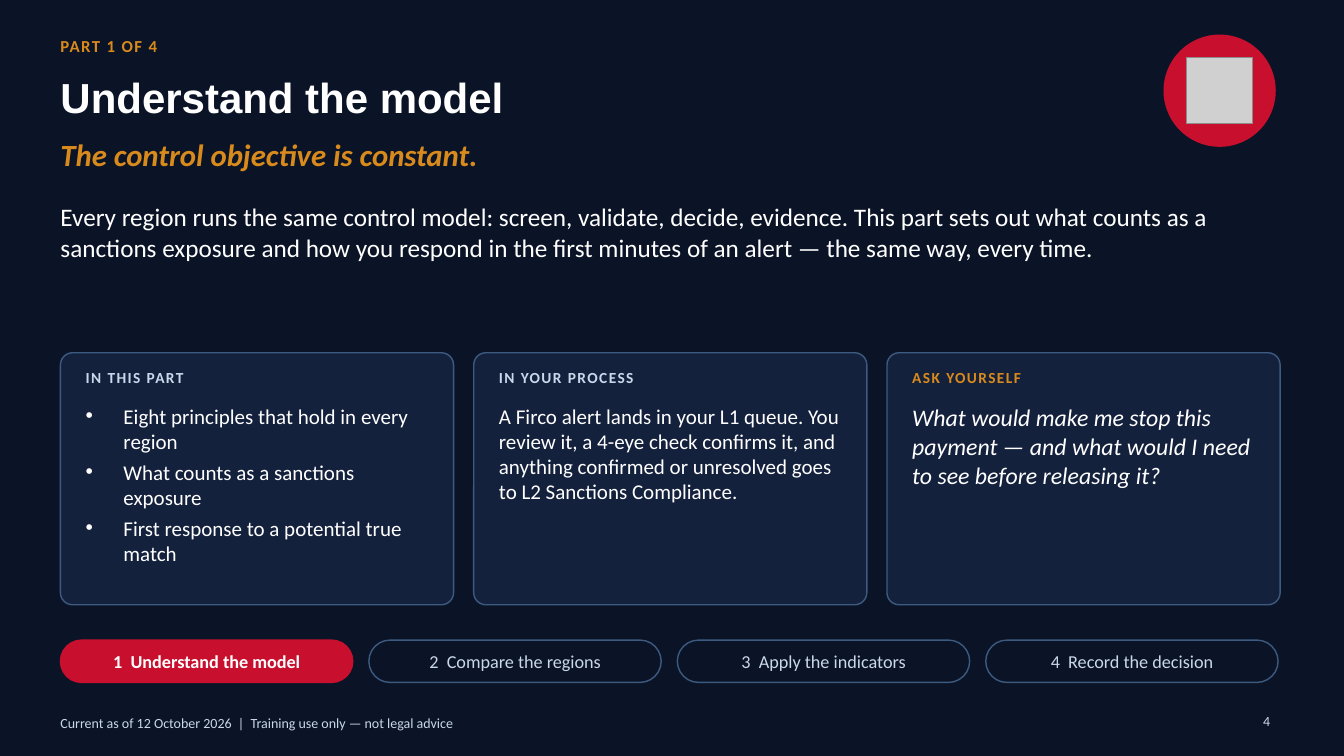
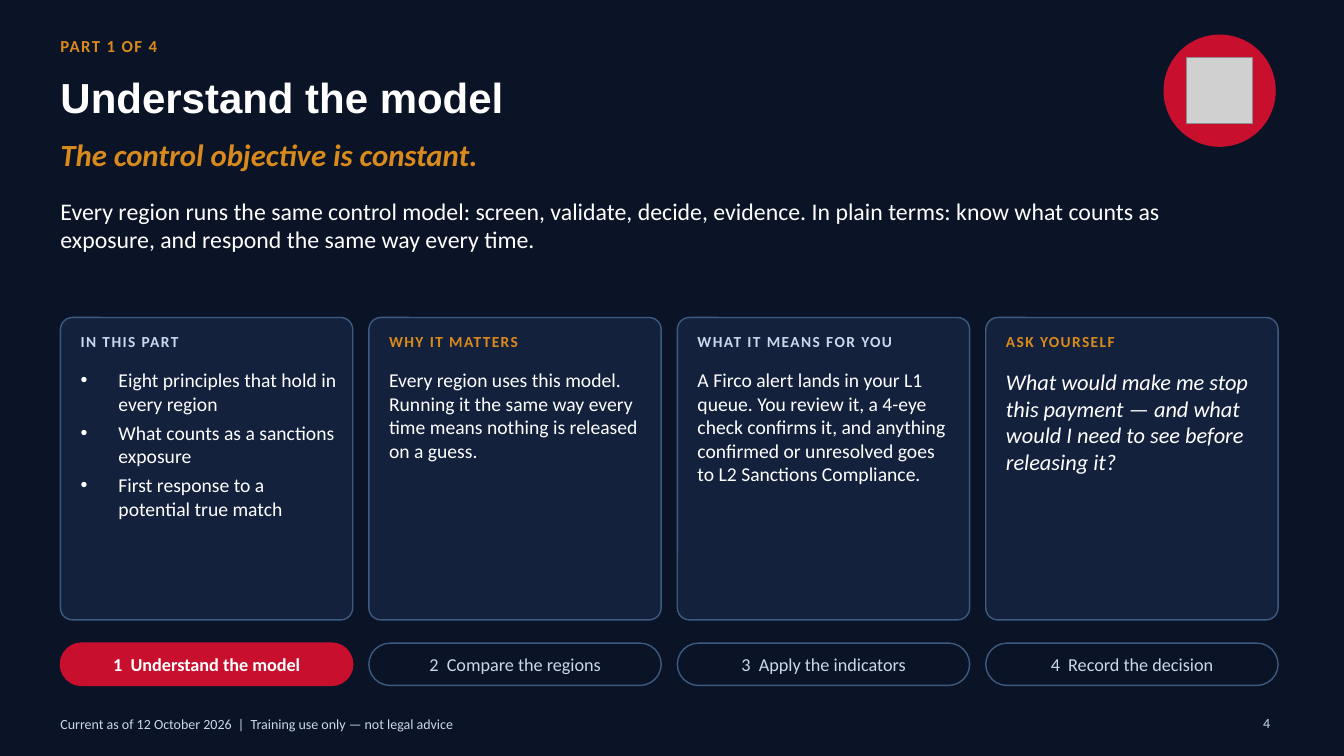
Before and after one commit to danielslonim-art/Screening, a slide deck: slide 4 of training/sanctions-in-practice-2026-10/sanctions-in-practice-analyst-edition.pptx. Drawn at 1344x756 pixels with LibreOffice and Linux fonts; fonts in the diff are those of the drawing; grey boxes stand for pictures. Boxes give left, top, right and bottom in pixels: in the first picture for what was removed or moved away, otherwise in the second. Text is boxed around its words. In the diff, an @@ line names an element or a change of style, - is before the commit and + after.

```diff
--- a/training/sanctions-in-practice-2026-10/sanctions-in-practice-analyst-edition.pptx
+++ b/training/sanctions-in-practice-2026-10/sanctions-in-practice-analyst-edition.pptx
@@ text at [60, 203, 1160, 252]: text changed; size 18 to 17 pt @@
-Every region runs the same control model: screen, validate, decide, evidence. This part sets out what counts as a sanctions exposure and how you respond in the first minutes of an alert — the same way, every time.
+Every region runs the same control model: screen, validate, decide, evidence. In plain terms: know what counts as exposure, and respond the same way every time.
@@ rounded rectangle: place and size @@
-rounded rectangle at [60, 353, 454, 605]
+rounded rectangle at [60, 318, 353, 620]
@@ rounded rectangle: place and size @@
-rounded rectangle at [474, 353, 867, 605]
+rounded rectangle at [369, 318, 661, 620]
@@ proportions changed in 3 elements at [60, 318, 353, 620], [369, 318, 661, 620], [678, 318, 970, 620] @@
@@ rounded rectangle: place and size @@
-rounded rectangle at [887, 353, 1280, 605]
+rounded rectangle at [678, 318, 970, 620]
@@ rounded rectangle added at [986, 318, 1278, 620], fill #14213D, outline #3D5A80 1 pt @@
@@ text "IN THIS PART": place and size @@
-text "IN THIS PART" at [86, 373, 184, 383]
+text "IN THIS PART" at [81, 337, 179, 347]
@@ text at [389, 337, 443, 347]: text changed; text colour #C9D8EA to #D98A1C @@
-IN YOUR PROCESS
+WHY IT MATTERS
@@ text added at [697, 337, 892, 347], 11 pt, text #C9D8EA, bold @@
+WHAT IT MEANS FOR YOU
@@ text "ASK YOURSELF": place and size @@
-text "ASK YOURSELF" at [912, 373, 1021, 383]
+text "ASK YOURSELF" at [1006, 337, 1115, 347]
@@ text "Eight principles that hold in ...": place and size @@
-text "Eight principles that hold in ..." at [123, 409, 408, 561]
+text "Eight principles that hold in ..." at [118, 373, 336, 519]
@@ text "Eight principles that hold in ..." at [118, 373, 336, 519]: size 15 to 14 pt @@
@@ text added at [389, 373, 638, 462], 14 pt, text #FFFFFF @@
+Every region uses this model. Running it the same way every time means nothing is released on a guess.
@@ text "A Firco alert lands in ..." at [697, 373, 945, 484]: size 15 to 14 pt @@
@@ text "A Firco alert lands in ...": place and size @@
-text "A Firco alert lands in ..." at [499, 409, 839, 503]
+text "A Firco alert lands in ..." at [697, 373, 945, 484]
@@ text "What would make me stop ...": place and size @@
-text "What would make me stop ..." at [912, 409, 1250, 488]
+text "What would make me stop ..." at [1006, 374, 1248, 474]
@@ text "What would make me stop ..." at [1006, 374, 1248, 474]: size 17 to 16 pt @@
```
Also in this commit, not shown: 23 other slides changed, 2 other files.
